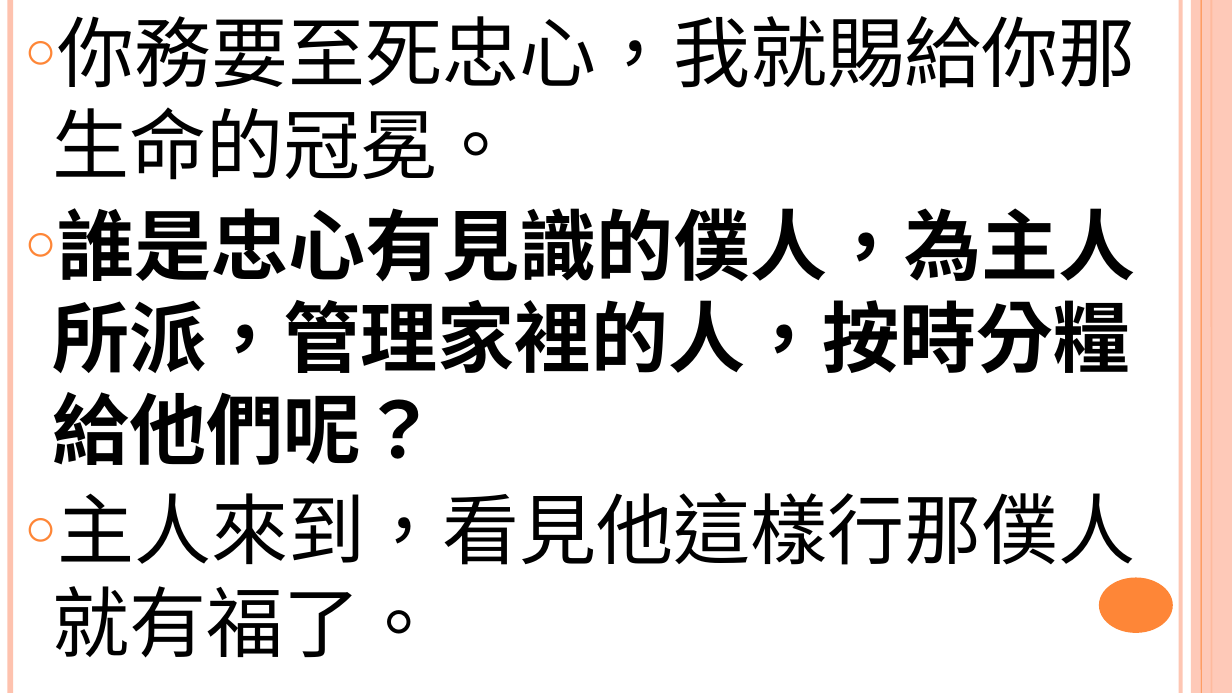
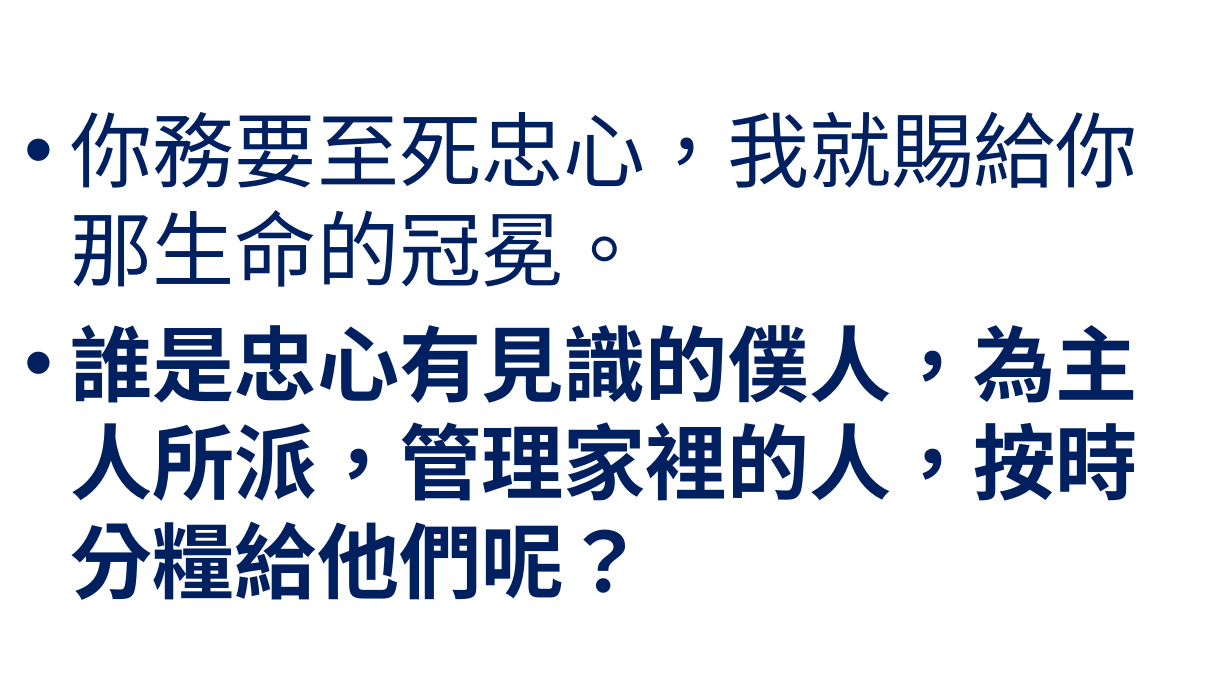
Before and after one commit to batisuoc/worship-resources, a slide deck: slide 2 of 54忠心到底.pptx. Drawn at 1232x693 pixels with LibreOffice and Linux fonts; fonts in the diff are those of the drawing; background and template pictures are left out. Boxes give left, top, right and bottom in pixels: in the first picture for what was removed or moved away, otherwise in the second. Text is boxed around its words. In the diff, an @@ line names an element or a change of style, - is before the commit and + after.

```diff
--- a/54忠心到底.pptx
+++ b/54忠心到底.pptx
@@ line removed from (10, 0) to (10, 693) @@
@@ text "你務要至死忠心，我就賜給你那生命的冠冕。" at (x1=71, y1=112, x2=1138, y2=600): size 60 to 64 pt, text colour #000000 to #002060; bullet ○ to •; more space between paragraphs; vertical alignment top to middle @@
@@ line removed from (1181, 0) to (1181, 693) @@
@@ rectangle removed at (x1=1191, y1=0, x2=1232, y2=693) @@
@@ line removed from (1202, 0) to (1202, 693) @@
@@ line removed from (1212, 0) to (1212, 693) @@
@@ text at (x1=52, y1=492, x2=1135, y2=658): paragraph removed @@
-○ 主人來到，看見他這樣行那僕人就有福了。
@@ ellipse removed at (x1=1099, y1=578, x2=1173, y2=633) @@
```
Also in this commit, not shown: 5 other slides changed, 1 slide added.
